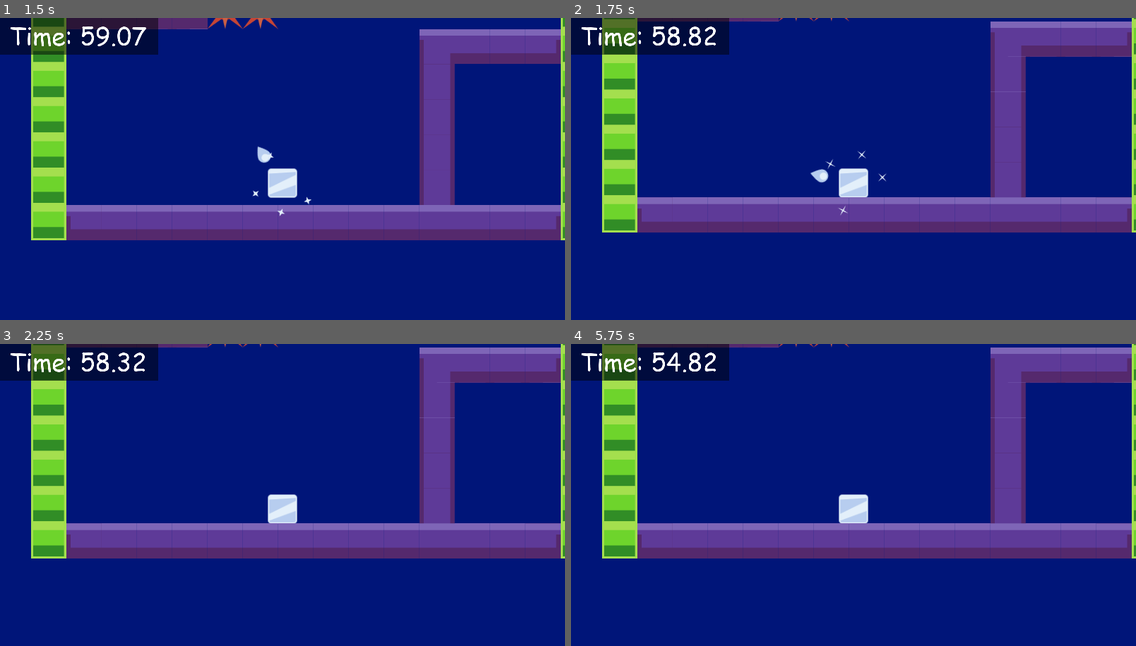
Above: before the commit, frames 1-4 (two rows, left to right).
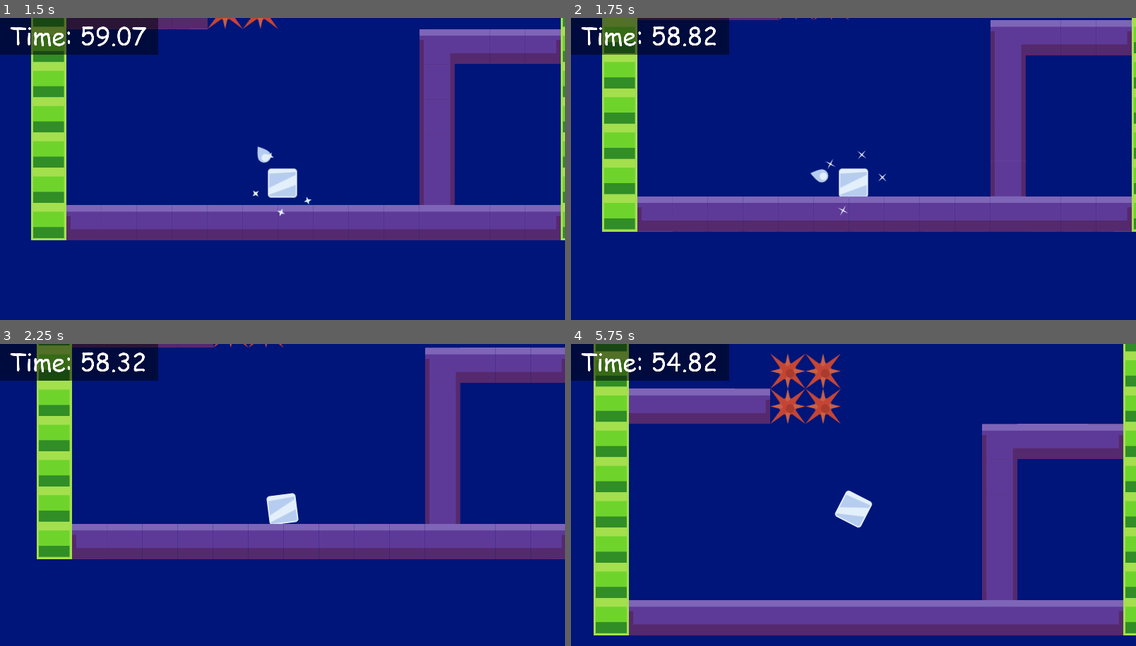
Above: after the commit, the same moments.

Repository: keith-ferney/sugar_cube
Game: Godot game, scene res://app/gui/main_menu.tscn
Two runs of this game, one before a commit and one after it. Both use one fixed random seed, a clock stepped at 60 frames per second and the inputs below.
Inputs:
- Up to frame 1 (1.5 s): click "Play" at 0.5 s; hold Space (charge) from 1.28 s (still down)
- Up to frame 2 (1.75 s): keep holding Space (charge)
- Up to frame 3 (2.25 s): release Space (charge) at 2.03 s; tap Space (charge) at 2.1 s
- Up to frame 4 (5.75 s): hold Space (charge) 2.78-3.53 s; tap Space (charge) at 3.6, 5.1 s; hold Space (charge) 4.28-5.03 s

Frame 1 is identical in both runs. In frame 2, 2.2% of the frame differs, in the area x 5-100%, y 0-72%; in frame 3, 5.1%; in frame 4, 40%, in the area x 4-100%, y 0-97%.
Error before the commit: Invalid operands 'Nil' and 'int' in operator '/'. (res://app/level_objects/player.gd:25)

Commit message:
fixed player rotation

Diff:
--- a/app/level_objects/player.gd
+++ b/app/level_objects/player.gd
@@ -1,13 +1,14 @@
 extends RigidBody2D
 
-var limit = 400
+var limit = 300
 var torque = 1000
-var multiplier = 2
+var multiplier = 1
+var base_charge = limit/4
 var charge = base_charge
-var base_charge = limit/4
 var rotation_speed = 0.05
-onready var pointer = $Pointer
-onready var chargeSprite = $Charge
+onready var rotation_nullifier = $rotation_nullifier
+onready var pointer = $rotation_nullifier/Pointer
+onready var chargeSprite = $rotation_nullifier/Charge
 onready var animationPlayer = $AnimationPlayer
 
 func _ready():
@@ -15,13 +16,15 @@
   hide_movement_indicators()
 
 func _physics_process(_delta):
+#  rotation = 0
   if Input.is_action_just_pressed("charge"):
       rotation_speed = -rotation_speed
   if Input.is_action_pressed("charge"):
     show_movement_indicators()
     pointer.rotate(rotation_speed)
+    rotation_nullifier.global_rotation = 0
     self.apply_central_impulse(-self.linear_velocity * 0.1)
-    chargeSprite.rotate(.1)
+    chargeSprite.rotate(0)
     match int(floor(charge / base_charge)):
       1: animationPlayer.play("Stage 1")
       2: animationPlayer.play("Stage 2")
--- a/app/level_objects/player.tscn
+++ b/app/level_objects/player.tscn
@@ -9,8 +9,8 @@
 [sub_resource type="RectangleShape2D" id=1]
 extents = Vector2( 25, 24.5 )
 
-[sub_resource type="CircleShape2D" id=2]
-radius = 26.0192
+[sub_resource type="RectangleShape2D" id=7]
+extents = Vector2( 24, 24 )
 
 [sub_resource type="Animation" id=3]
 length = 0.001
@@ -127,12 +127,25 @@
 gravity_scale = 3.0
 script = ExtResource( 2 )
 
-[node name="Pointer" type="Node2D" parent="."]
+[node name="PlayerSprite" type="Sprite" parent="."]
+scale = Vector2( 1.2, 1.2 )
+z_index = -1
+texture = ExtResource( 1 )
+
+[node name="rotation_nullifier" type="Node2D" parent="."]
+
+[node name="Pointer" type="Node2D" parent="rotation_nullifier"]
 scale = Vector2( 1.2, 1.2 )
 
-[node name="PointerSprite" type="Sprite" parent="Pointer"]
+[node name="PointerSprite" type="Sprite" parent="rotation_nullifier/Pointer"]
 position = Vector2( 0, -53.3333 )
 texture = ExtResource( 3 )
+
+[node name="Charge" type="Sprite" parent="rotation_nullifier"]
+rotation = 0.0174533
+texture = ExtResource( 4 )
+hframes = 2
+vframes = 3
 
 [node name="Camera2D" type="Camera2D" parent="."]
 current = true
@@ -147,21 +160,10 @@
 shape = SubResource( 1 )
 
 [node name="CollisionShape2D" type="CollisionShape2D" parent="."]
-shape = SubResource( 2 )
-
-[node name="PlayerSprite" type="Sprite" parent="CollisionShape2D"]
-scale = Vector2( 1.2, 1.2 )
-z_index = -1
-texture = ExtResource( 1 )
-
-[node name="Charge" type="Sprite" parent="."]
-rotation = 0.0174533
-texture = ExtResource( 4 )
-hframes = 2
-vframes = 3
+shape = SubResource( 7 )
 
 [node name="AnimationPlayer" type="AnimationPlayer" parent="."]
-root_node = NodePath("../Charge")
+root_node = NodePath("../rotation_nullifier/Charge")
 autoplay = "Stage 1"
 anims/RESET = SubResource( 3 )
 "anims/Stage 1" = SubResource( 4 )
